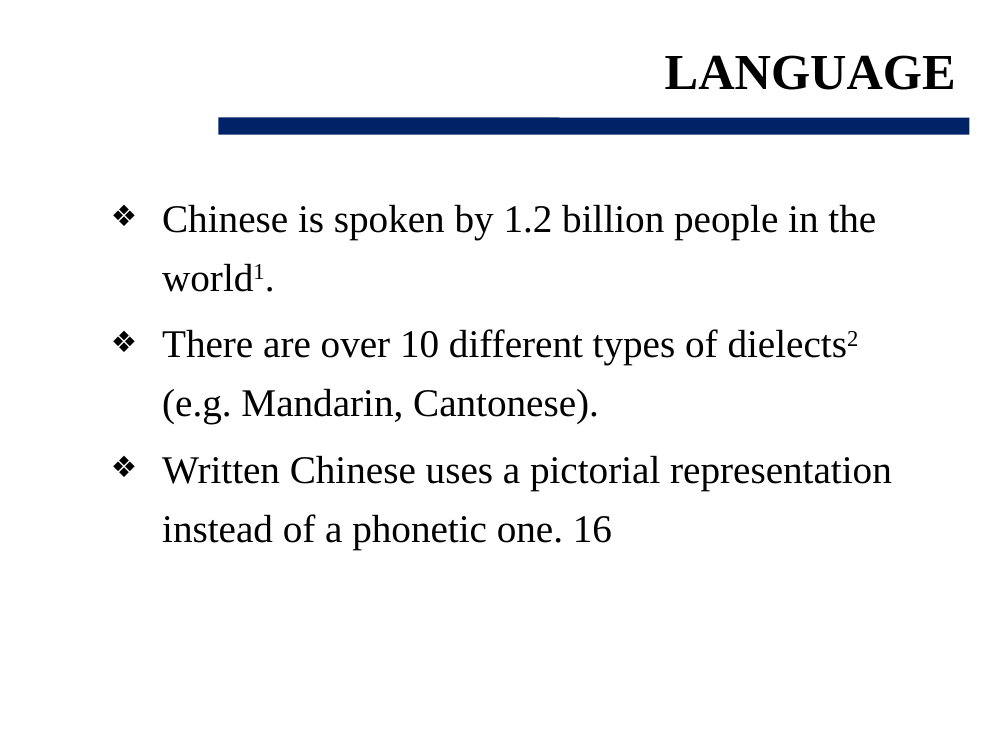
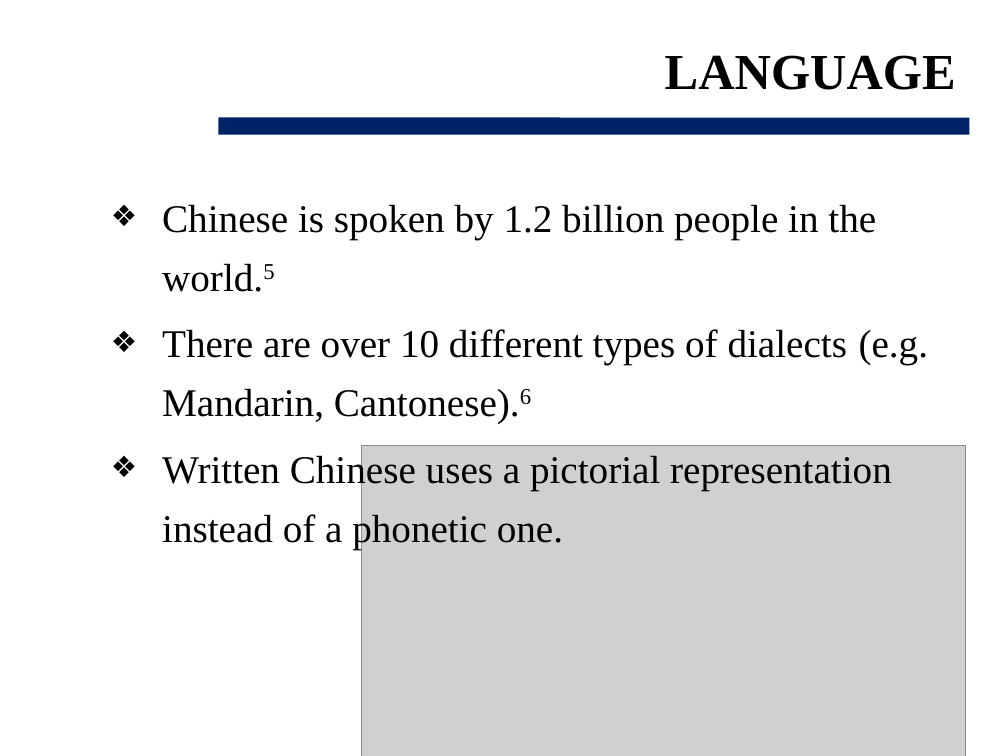
Before and after one commit to 360bobcui/OTSbackgroundpaper, a slide deck: slide 7 of Cui_Brief.pptx. Drawn at 1008x756 pixels with LibreOffice and Linux fonts; fonts in the diff are those of the drawing; grey boxes stand for pictures; background and template pictures are left out. Boxes give left, top, right and bottom in pixels: in the first picture for what was removed or moved away, otherwise in the second. Text is boxed around its words. In the diff, an @@ line names an element or a change of style, - is before the commit and + after.

```diff
--- a/Cui_Brief.pptx
+++ b/Cui_Brief.pptx
@@ text at (x1=162, y1=204, x2=929, y2=549): text changed @@
-❖ Chinese is spoken by 1.2 billion people in the world1.
-❖ There are over 10 different types of dielects2 (e.g. Mandarin, Cantonese).
-❖ Written Chinese uses a pictorial representation instead of a phonetic one. 16
+❖ Chinese is spoken by 1.2 billion people in the world.5
+❖ There are over 10 different types of dialects (e.g. Mandarin, Cantonese).6
+❖ Written Chinese uses a pictorial representation instead of a phonetic one.
@@ picture added at (x1=361, y1=446, x2=966, y2=756) @@
```
Also in this commit, not shown: 3 other slides changed, 1 slide added, 3 other files.
